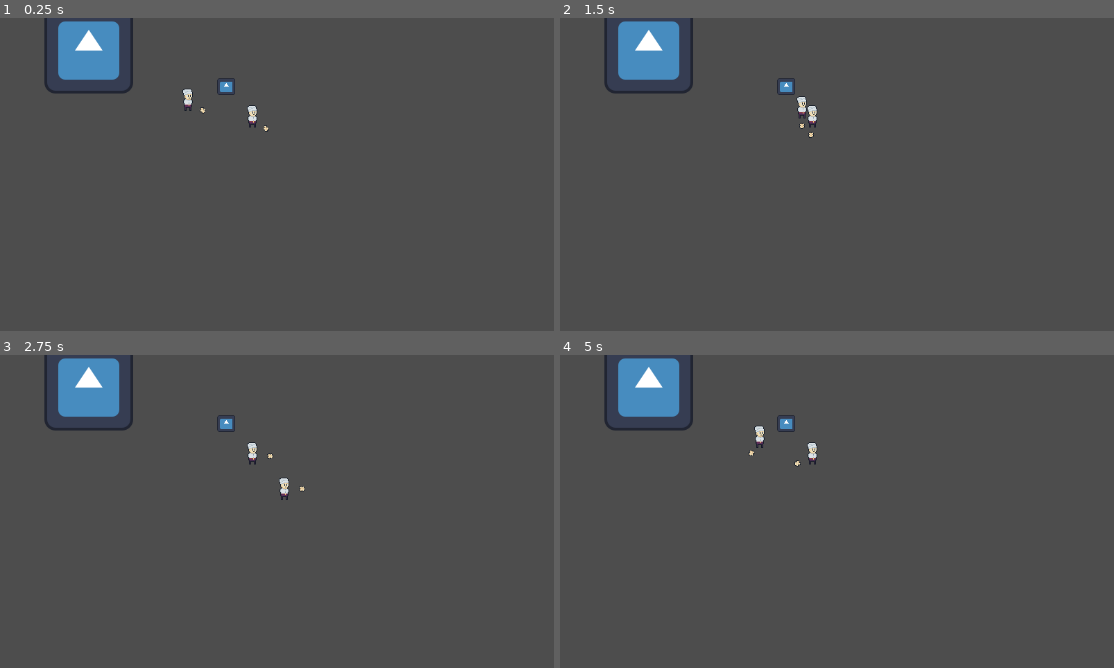
Above: before the commit, frames 1-4 (two rows, left to right).
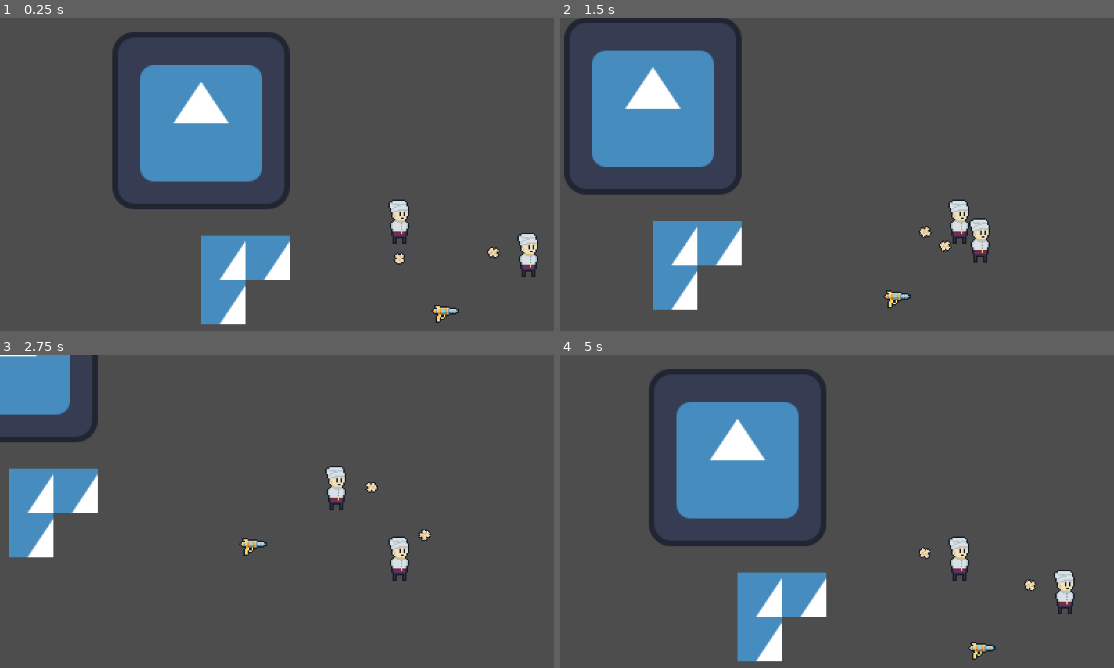
Above: after the commit, the same moments.

Repository: nonamecorn/romancce_macabre
Game: Godot game, scene res://game.tscn
Two runs of this game, one before a commit and one after it. Both use one fixed random seed, a clock stepped at 60 frames per second and the inputs below. Before the commit the project starts from res://lvls/map.tscn. The engine's default icon, where the game draws it, is replaced by a stand-in: a white triangle on a blue panel in a dark square.
Inputs (mouse positions are in pixels of both pictures, inside the frame that each line leads up to):
- Up to frame 1 (0.25 s): no input
- Up to frame 2 (1.5 s): tap Enter at 0.5 s; move the mouse to (outside the picture) at 0.52 s; hold D (p1_right) 0.53-1.28 s; click (outside the picture) at 0.6 s; right-click (outside the picture) at 0.8 s; move the mouse to (798, 265) at 1.27 s; hold S (p1_down) from 1.28 s (still down); right-click (798, 265) at 1.35 s
- Up to frame 3 (2.75 s): click (238, 602) at 1.55 s; move the mouse to (481, 480) at 2.02 s; release S (p1_down) at 2.03 s; hold D (p1_right) from 2.03 s (still down); click (481, 480) at 2.1 s; right-click (481, 480) at 2.3 s
- Up to frame 4 (5 s): move the mouse to (outside the picture) at 2.77 s; release D (p1_right) at 2.78 s; hold W (p1_up) 2.78-3.53 s; right-click (outside the picture) at 2.85 s; click (outside the picture) at 3.05 s; move the mouse to (outside the picture) at 3.52 s; hold A (p1_left) from 3.53 s (still down); click (outside the picture) at 3.6 s; right-click (outside the picture) at 3.8 s; move the mouse to (720, 511) at 4.27 s; right-click (720, 511) at 4.35 s; click (720, 511) at 4.55 s

The runs differ from the first frame. In frame 1, 17% of the frame differs, in the area x 7-98%, y 0-99%; in frame 2, 15%; in frame 3, 9.3%; in frame 4, 17%, in the area x 7-93%, y 0-99%.

Commit message:
guns and tables

Diff:
--- a/game.tscn
+++ b/game.tscn
@@ -5,6 +5,8 @@
 
 [node name="Game" type="Node"]
 script = ExtResource("1_e2o6t")
+
+[node name="music_player" type="AudioStreamPlayer" parent="."]
 
 [node name="GridContainer" type="GridContainer" parent="."]
 anchors_preset = 15
--- a/lvls/map.tscn
+++ b/lvls/map.tscn
@@ -1,11 +1,10 @@
-[gd_scene load_steps=5 format=3 uid="uid://bmnwh28jj06kj"]
+[gd_scene load_steps=6 format=3 uid="uid://bmnwh28jj06kj"]
 
 [ext_resource type="Texture2D" uid="uid://b1dns23fsd240" path="res://icon.svg" id="1_gh6g1"]
 [ext_resource type="PackedScene" uid="uid://bcq71yyj1gyux" path="res://obj/entity/player.tscn" id="2_gh6g1"]
 [ext_resource type="Resource" uid="uid://cufo4bmevjb5w" path="res://res/p2controls.tres" id="3_pbpib"]
-
-[sub_resource type="CircleShape2D" id="CircleShape2D_gh6g1"]
-radius = 13.0
+[ext_resource type="PackedScene" uid="uid://wr631gr8wuiw" path="res://obj/furniture/cooking_station_one.tscn" id="4_3f4yu"]
+[ext_resource type="PackedScene" uid="uid://ddov8nv6ibh26" path="res://obj/guns/blaster.tscn" id="5_adog3"]
 
 [node name="map" type="Node2D"]
 
@@ -13,26 +12,21 @@
 position = Vector2(128, 45)
 texture = ExtResource("1_gh6g1")
 
-[node name="item" type="RigidBody2D" parent="." groups=["pickable"]]
-position = Vector2(329, 96)
-collision_layer = 2
-collision_mask = 3
-gravity_scale = 0.0
-linear_damp = 10.412
-angular_damp = 10.0
-
-[node name="Icon2" type="Sprite2D" parent="item"]
-position = Vector2(-2.75, 3.0000076)
-scale = Vector2(0.19921881, 0.18750009)
-texture = ExtResource("1_gh6g1")
-
-[node name="CollisionShape2D" type="CollisionShape2D" parent="item"]
-position = Vector2(-2, 3)
-shape = SubResource("CircleShape2D_gh6g1")
-
 [node name="Player" parent="." instance=ExtResource("2_gh6g1")]
 position = Vector2(271, 133)
 
 [node name="Player2" parent="." instance=ExtResource("2_gh6g1")]
 position = Vector2(364, 157)
 moveset = ExtResource("3_pbpib")
+
+[node name="cooking_station one" parent="." instance=ExtResource("4_3f4yu")]
+position = Vector2(144, 176)
+
+[node name="cooking_station one2" parent="." instance=ExtResource("4_3f4yu")]
+position = Vector2(144, 144)
+
+[node name="cooking_station one3" parent="." instance=ExtResource("4_3f4yu")]
+position = Vector2(176, 144)
+
+[node name="blaster" parent="." instance=ExtResource("5_adog3")]
+position = Vector2(304, 184)
--- /dev/null
+++ b/obj/components/bodies/mother_item.gd
@@ -0,0 +1,9 @@
+extends RigidBody2D
+
+class_name Item
+
+func use():
+	pass
+
+func stop_use():
+	pass
--- /dev/null
+++ b/obj/components/bodies/mother_item.tscn
@@ -0,0 +1,15 @@
+[gd_scene load_steps=2 format=3 uid="uid://d4fp7qb4kb8ll"]
+
+[ext_resource type="Script" uid="uid://b3jqesmvmltlr" path="res://obj/components/bodies/mother_item.gd" id="1_ulkpw"]
+
+[node name="mother_item" type="RigidBody2D" groups=["pickable"]]
+collision_layer = 2
+collision_mask = 3
+gravity_scale = 0.0
+linear_damp = 1.0
+angular_damp = 1.0
+script = ExtResource("1_ulkpw")
+
+[node name="CollisionShape2D" type="CollisionShape2D" parent="."]
+
+[node name="Sprite2D" type="Sprite2D" parent="."]
--- a/obj/components/gunplay/mother_gun.gd
+++ b/obj/components/gunplay/mother_gun.gd
@@ -1,5 +1,4 @@
-extends Node2D
-
+extends Item
 @export var max_spread: float
 @export var min_spread: float
 @export var max_ammo: int
@@ -57,23 +56,13 @@
 	rng.randomize()
 
 func get_pof() -> Vector2:
-	return $gun_container/POF.global_position
-
-func _process(_delta: float) -> void:
-	if !player_handled: return
-	if !offhand:
-		if Input.is_action_just_pressed("l_click"):
-			start_fire()
-		if Input.is_action_just_released("l_click"):
-			stop_fire()
-	else:
-		if Input.is_action_just_pressed("r_click"):
-			start_fire()
-		if Input.is_action_just_released("r_click"):
-			stop_fire()
-	if Input.is_action_just_pressed("reload"):
-		reload()
-
+	return $POF.global_position
+
+func use():
+	start_fire()
+
+func stop_use():
+	stop_fire()
 
 #func dispawn_facade(part_name):
 	#var slot = find_child(part_name)
@@ -157,13 +146,14 @@
 	if state: return
 
 	for i in num_of_pellets:
-		if ammo <= 0:
-			#gpuparticles.emitting = false
-			$AnimationPlayer.stop()
-			empty.emit()
-			return
-		ammo -= 1
-		display_ammo()
+		#if ammo <= 0:
+			##gpuparticles.emitting = false
+			#$AnimationPlayer.stop()
+			#empty.emit()
+			#reload()
+			#return
+		#ammo -= 1
+		#display_ammo()
 		#wear_down()
 		#if !silenced:
 			#$AnimationPlayer.play("fire")
@@ -175,7 +165,8 @@
 		$BANG.bang()
 		var bullet_inst = bullet_obj.instantiate()
 		bullet_inst.global_rotation_degrees = global_rotation_degrees + rng.randf_range(-spread, spread)
-		added_velocity = get_parent().get_parent().get_parent().velocity
+		if get_parent().get_parent().get_parent() is Entity:
+			added_velocity = get_parent().get_parent().get_parent().velocity
 		#bullet_inst.falloff = falloff
 		#bullet_inst.max_range = the_range     /////do this one!!!
 		#for strategy in bullet_strategies:
@@ -184,12 +175,12 @@
 			#strategy.apply_strategy(bullet_inst, self)
 		bullet_inst.mod_vec = added_velocity
 		bullet_inst.lifetime = lifetime
-		get_tree().current_scene.call_deferred("add_child",bullet_inst)
+		Main.current_level.call_deferred("add_child",bullet_inst)
 		bullet_inst.global_position = get_pof()
 		bullet_inst.global_rotation_degrees = global_rotation_degrees  + randf_range(-spread, spread)
 
-		var recoil_vector = Vector2(-ver_recoil,randf_range(-hor_recoil, hor_recoil))
-		get_parent().get_parent().cursor.apply_recoil(recoil_vector)
+		#var recoil_vector = Vector2(-ver_recoil,randf_range(-hor_recoil, hor_recoil))
+		#get_parent().get_parent().cursor.apply_recoil(recoil_vector)
 
 	#firing = true
 	#$single_shot.start()
@@ -208,16 +199,16 @@
 
 func eject_brass():
 	var brass_inst = brass_obj.instantiate()
-	brass_inst.global_position = $gun_container/ejector.global_position
+	brass_inst.global_position = $ejector.global_position
 	brass_inst.global_rotation = global_rotation + rng.randf_range(-PI/8, PI/8)
 	brass_inst.get_child(0).texture = brass_texture
 	added_velocity = get_parent().get_parent().get_parent().velocity/2
-	get_tree().current_scene.call_deferred("add_child",brass_inst)
+	Main.current_level.call_deferred("add_child",brass_inst)
 	#brass_inst.init(added_velocity, lifetime)
 func muzzle_flash():
 	var muzzle_inst = preload("res://obj/components/gunplay/muzzle_flash.tscn").instantiate()
 	muzzle_inst.global_position = get_pof()
-	get_tree().current_scene.call_deferred("add_child",muzzle_inst)
+	Main.current_level.call_deferred("add_child",muzzle_inst)
 
 func _on_animation_player_animation_finished(anim_name: StringName) -> void:
 	if firing and anim_name == "fire":
--- a/obj/components/gunplay/mother_gun.tscn
+++ b/obj/components/gunplay/mother_gun.tscn
@@ -1,38 +1,44 @@
-[gd_scene load_steps=4 format=3 uid="uid://i4hybqdscpxl"]
+[gd_scene load_steps=5 format=3 uid="uid://c10xvkfaxkmt4"]
 
-[ext_resource type="Script" uid="uid://crm7pyrgmjy74" path="res://obj/components/gunplay/mother_gun.gd" id="1_ej2mt"]
+[ext_resource type="PackedScene" uid="uid://d4fp7qb4kb8ll" path="res://obj/components/bodies/mother_item.tscn" id="1_tkfm0"]
+[ext_resource type="Script" uid="uid://c4v6wrnlrpym5" path="res://obj/components/gunplay/mother_gun.gd" id="2_i8erx"]
 [ext_resource type="PackedScene" uid="uid://bs1w6vvok7e7h" path="res://obj/components/gunplay/bang.tscn" id="2_su81a"]
-[ext_resource type="Texture2D" uid="uid://etgg2wsfuorp" path="res://img/weapons/RayGun.png" id="3_h1nqt"]
 
-[node name="mother_gun" type="Node2D"]
-script = ExtResource("1_ej2mt")
+[sub_resource type="CircleShape2D" id="CircleShape2D_0g8w6"]
 
-[node name="firerate" type="Timer" parent="."]
+[node name="mother_gun" instance=ExtResource("1_tkfm0")]
+script = ExtResource("2_i8erx")
+max_spread = 0.0
+min_spread = 0.0
+max_ammo = 0
+num_of_pellets = 0
+bullet_obj = null
+brass_texture = null
+ver_recoil = 0.0
+hor_recoil = 0.0
+lifetime = 1.0
+noise_radius = 500.0
+player_handled = false
 
-[node name="reload" type="Timer" parent="."]
+[node name="CollisionShape2D" parent="." index="0"]
+shape = SubResource("CircleShape2D_0g8w6")
+
+[node name="firerate" type="Timer" parent="." index="2"]
+
+[node name="reload" type="Timer" parent="." index="3"]
 one_shot = true
 
-[node name="single_shot" type="Timer" parent="."]
+[node name="single_shot" type="Timer" parent="." index="4"]
 wait_time = 0.1
 
-[node name="AnimationPlayer" type="AnimationPlayer" parent="."]
+[node name="AnimationPlayer" type="AnimationPlayer" parent="." index="5"]
 
-[node name="BANG" parent="." instance=ExtResource("2_su81a")]
-script = null
+[node name="BANG" parent="." index="6" instance=ExtResource("2_su81a")]
 
-[node name="gun_container" type="Node2D" parent="."]
-position = Vector2(6, 0)
-
-[node name="gun_sprite" type="Sprite2D" parent="gun_container"]
-texture = ExtResource("3_h1nqt")
-hframes = 5
-
-[node name="POF" type="Marker2D" parent="gun_container"]
-position = Vector2(17, -1.5)
+[node name="POF" type="Marker2D" parent="." index="7"]
 gizmo_extents = 5.0
 
-[node name="ejector" type="Marker2D" parent="gun_container"]
-position = Vector2(-5, -2)
+[node name="ejector" type="Marker2D" parent="." index="8"]
 gizmo_extents = 5.0
 
 [connection signal="timeout" from="reload" to="." method="_on_reload_timeout"]
--- a/obj/entity/player.tscn
+++ b/obj/entity/player.tscn
@@ -42,7 +42,7 @@
 [node name="Hand" parent="." index="4" node_paths=PackedStringArray("player")]
 script = ExtResource("6_yeeoh")
 player = NodePath("..")
-throw_force = 1000
+throw_force = 500
 
 [node name="Handmarker" parent="Hand" index="0"]
 position = Vector2(25, 0)
--- a/obj/entity/playerhand.gd
+++ b/obj/entity/playerhand.gd
@@ -14,6 +14,12 @@
 			pick_up()
 		else:
 			throw()
+	if Input.is_action_just_pressed(player.moveset.use):
+		if has_item:
+			item.use()
+	if Input.is_action_just_released(player.moveset.use):
+		if has_item:
+			item.stop_use()
 
 func throw():
 	#Main.current_level get_tree().current_scene
@@ -30,5 +36,6 @@
 			body.freeze = true
 			body.global_position = $Handmarker.global_position
 			body.reparent($Handmarker)
+			body.rotation = 0.0
 			item = body
 			return
--- /dev/null
+++ b/obj/furniture/cooking_station_one.gd
@@ -0,0 +1,17 @@
+extends StaticBody2D
+
+var item : Item
+
+func _on_input_body_entered(body: Node2D) -> void:
+	if body is Item:
+		call_deferred("attach", body)
+
+func attach(body : Item):
+	body.freeze = true
+	body.global_position = global_position
+	item = body
+
+
+func _on_input_body_exited(body: Node2D) -> void:
+	if body == item:
+		item == null
--- /dev/null
+++ b/obj/furniture/cooking_station_one.tscn
@@ -0,0 +1,32 @@
+[gd_scene load_steps=5 format=3 uid="uid://wr631gr8wuiw"]
+
+[ext_resource type="Script" uid="uid://bvx8fpqot22wy" path="res://obj/furniture/cooking_station_one.gd" id="1_4cqxw"]
+[ext_resource type="Texture2D" uid="uid://b1dns23fsd240" path="res://icon.svg" id="1_t7xp3"]
+
+[sub_resource type="RectangleShape2D" id="RectangleShape2D_t7xp3"]
+size = Vector2(38, 39)
+
+[sub_resource type="RectangleShape2D" id="RectangleShape2D_4cqxw"]
+size = Vector2(32, 32)
+
+[node name="cooking_station one" type="StaticBody2D"]
+z_index = -1
+script = ExtResource("1_4cqxw")
+
+[node name="Sprite2D" type="Sprite2D" parent="."]
+texture = ExtResource("1_t7xp3")
+region_enabled = true
+region_rect = Rect2(32, 32, 32, 32)
+
+[node name="input" type="Area2D" parent="."]
+collision_layer = 0
+collision_mask = 2
+
+[node name="CollisionShape2D" type="CollisionShape2D" parent="input"]
+shape = SubResource("RectangleShape2D_t7xp3")
+
+[node name="CollisionShape2D" type="CollisionShape2D" parent="."]
+shape = SubResource("RectangleShape2D_4cqxw")
+
+[connection signal="body_entered" from="input" to="." method="_on_input_body_entered"]
+[connection signal="body_exited" from="input" to="." method="_on_input_body_exited"]
--- /dev/null
+++ b/obj/guns/blaster.tscn
@@ -0,0 +1,85 @@
+[gd_scene load_steps=8 format=3 uid="uid://ddov8nv6ibh26"]
+
+[ext_resource type="PackedScene" uid="uid://c10xvkfaxkmt4" path="res://obj/components/gunplay/mother_gun.tscn" id="1_72wqu"]
+[ext_resource type="PackedScene" uid="uid://bjb1xhth25217" path="res://obj/components/proj/basic_bullet.tscn" id="2_e0ntq"]
+[ext_resource type="Texture2D" uid="uid://cry5lovl6ihi3" path="res://img/misc/Medium_casing.png" id="3_8m178"]
+[ext_resource type="Texture2D" uid="uid://etgg2wsfuorp" path="res://img/weapons/RayGun.png" id="4_8m178"]
+
+[sub_resource type="Animation" id="Animation_q03lu"]
+length = 0.001
+tracks/0/type = "value"
+tracks/0/imported = false
+tracks/0/enabled = true
+tracks/0/path = NodePath("Sprite2D:frame")
+tracks/0/interp = 1
+tracks/0/loop_wrap = true
+tracks/0/keys = {
+"times": PackedFloat32Array(0),
+"transitions": PackedFloat32Array(1),
+"update": 1,
+"values": [0]
+}
+
+[sub_resource type="Animation" id="Animation_7kmd2"]
+resource_name = "fire"
+length = 0.6
+step = 0.1
+tracks/0/type = "value"
+tracks/0/imported = false
+tracks/0/enabled = true
+tracks/0/path = NodePath("Sprite2D:frame")
+tracks/0/interp = 1
+tracks/0/loop_wrap = true
+tracks/0/keys = {
+"times": PackedFloat32Array(0, 0.1, 0.2, 0.3, 0.4, 0.5),
+"transitions": PackedFloat32Array(1, 1, 1, 1, 1, 1),
+"update": 1,
+"values": [0, 1, 2, 3, 4, 0]
+}
+tracks/1/type = "method"
+tracks/1/imported = false
+tracks/1/enabled = true
+tracks/1/path = NodePath(".")
+tracks/1/interp = 1
+tracks/1/loop_wrap = true
+tracks/1/keys = {
+"times": PackedFloat32Array(0.5),
+"transitions": PackedFloat32Array(1),
+"values": [{
+"args": [],
+"method": &"fire"
+}]
+}
+
+[sub_resource type="AnimationLibrary" id="AnimationLibrary_ounj4"]
+_data = {
+&"RESET": SubResource("Animation_q03lu"),
+&"fire": SubResource("Animation_7kmd2")
+}
+
+[node name="blaster" instance=ExtResource("1_72wqu")]
+max_spread = 1.0
+min_spread = 3.0
+max_ammo = 7
+num_of_pellets = 1
+bullet_obj = ExtResource("2_e0ntq")
+brass_texture = ExtResource("3_8m178")
+ver_recoil = 1.0
+hor_recoil = 2.0
+noise_radius = 300.0
+player_handled = true
+
+[node name="Sprite2D" parent="." index="1"]
+texture = ExtResource("4_8m178")
+hframes = 5
+
+[node name="AnimationPlayer" parent="." index="5"]
+libraries = {
+&"": SubResource("AnimationLibrary_ounj4")
+}
+
+[node name="POF" parent="." index="7"]
+position = Vector2(8, -1)
+
+[node name="ejector" parent="." index="8"]
+position = Vector2(-8, -4)
--- a/project.godot
+++ b/project.godot
@@ -11,7 +11,7 @@
 [application]
 
 config/name="dance macabre"
-run/main_scene="uid://bmnwh28jj06kj"
+run/main_scene="uid://cimt3e7arnv74"
 config/features=PackedStringArray("4.5", "GL Compatibility")
 config/icon="res://icon.svg"
 
--- a/res_scripts/PlayerControls.gd
+++ b/res_scripts/PlayerControls.gd
@@ -8,3 +8,4 @@
 @export var up : String = "p1_up"
 @export var down : String = "p1_down"
 @export var pick : String = "r_click"
+@export var use : String = "l_click"
--- /dev/null
+++ b/res_scripts/Recipe.gd
@@ -0,0 +1 @@
+extends Resource
Not shown, added: obj/components/bodies/mother_item.gd.uid
Not shown, changed: obj/components/gunplay/mother_gun.gd.uid
Not shown, added: obj/furniture/cooking_station_one.gd.uid
Not shown, added: res_scripts/Recipe.gd.uid
